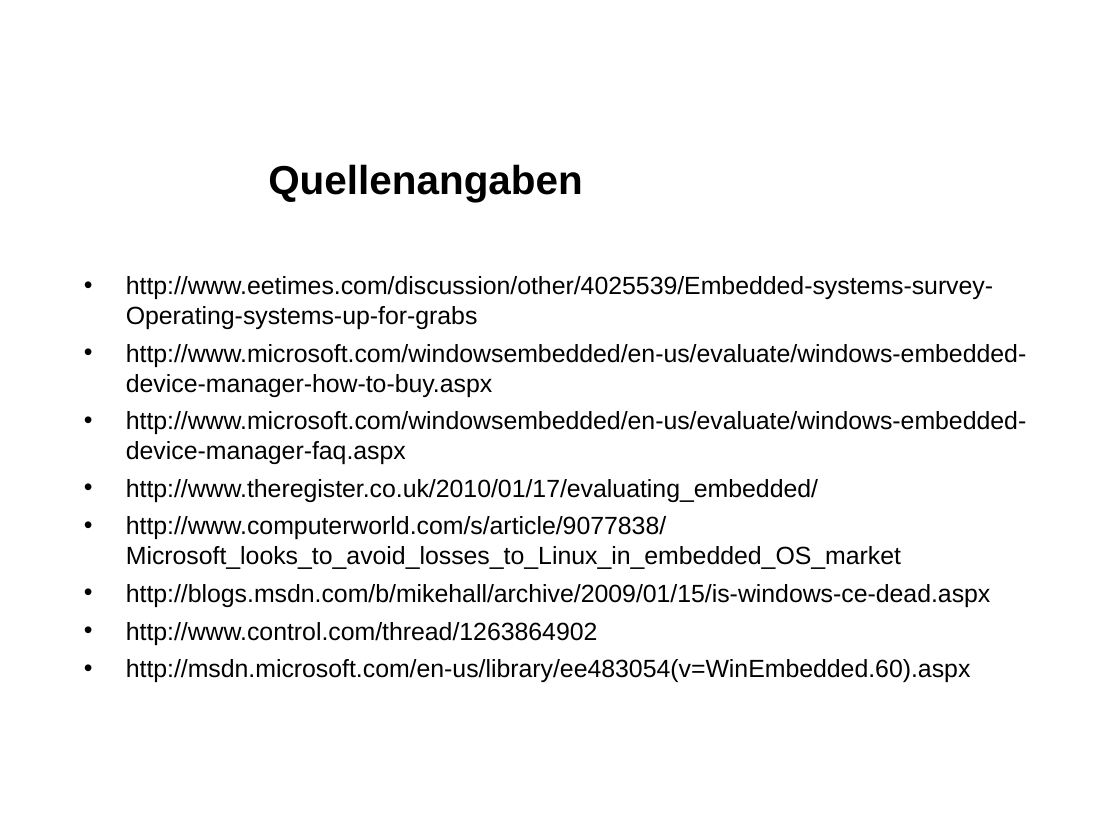
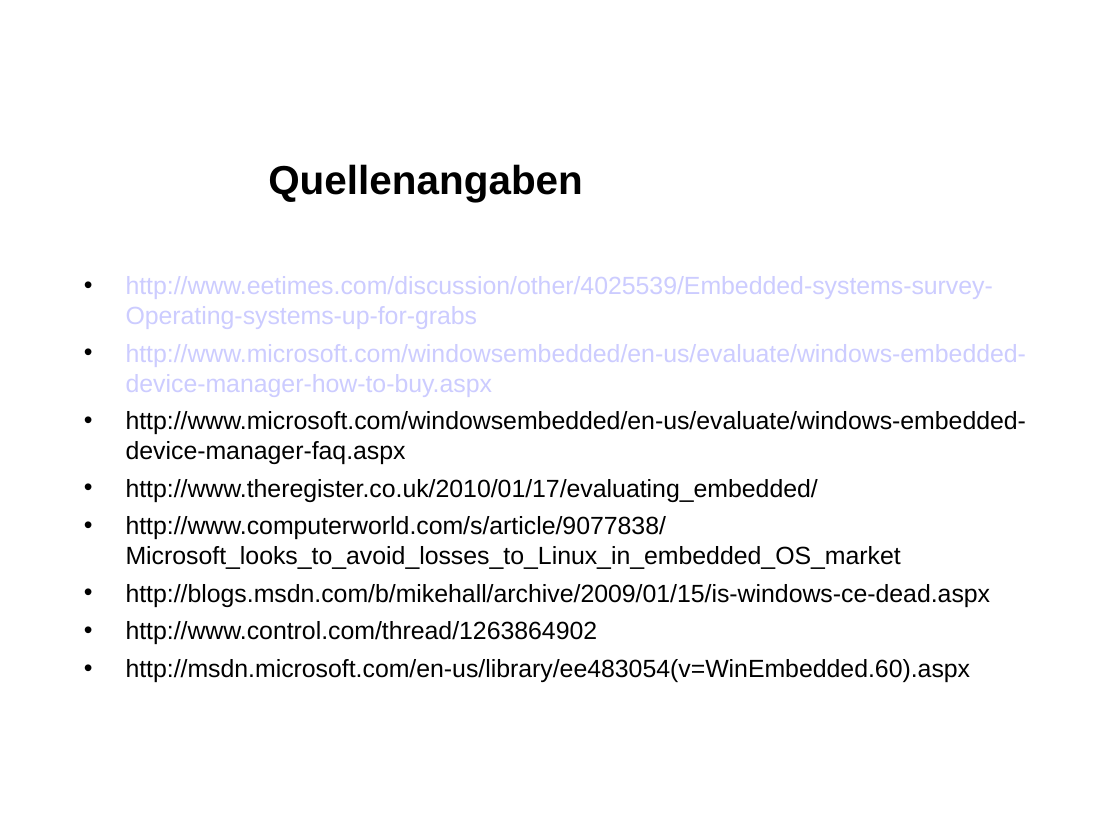
Before and after one commit to eojthejudge/softwaredesigndocs, a slide deck: slide 20 of Portieren/Marktuebersicht_Windows_Embedded.ppt. Drawn at 1120x840 pixels with LibreOffice and Linux fonts; fonts in the diff are those of the drawing; background and template pictures are left out. Boxes give left, top, right and bottom in pixels: in the first picture for what was removed or moved away, otherwise in the second. Text is boxed around its words. In the diff, an @@ line names an element or a change of style, - is before the commit and + after.

```diff
--- a/Portieren/Marktuebersicht_Windows_Embedded.ppt
+++ b/Portieren/Marktuebersicht_Windows_Embedded.ppt
@@ text "http://www.eetimes.com/discussion/other/4025539/Embedded-sys ..." at [126, 276, 1026, 682]: text colour #000000 to #CCCCFF in "http://www.eetimes.com/discussion/other/4025539/Embedded-sys ...", "http://www.microsoft.com/windowsembedded/en-us/evaluate/wind ..."; indent changed @@
```
Also in this commit, not shown: 12 other slides changed.
